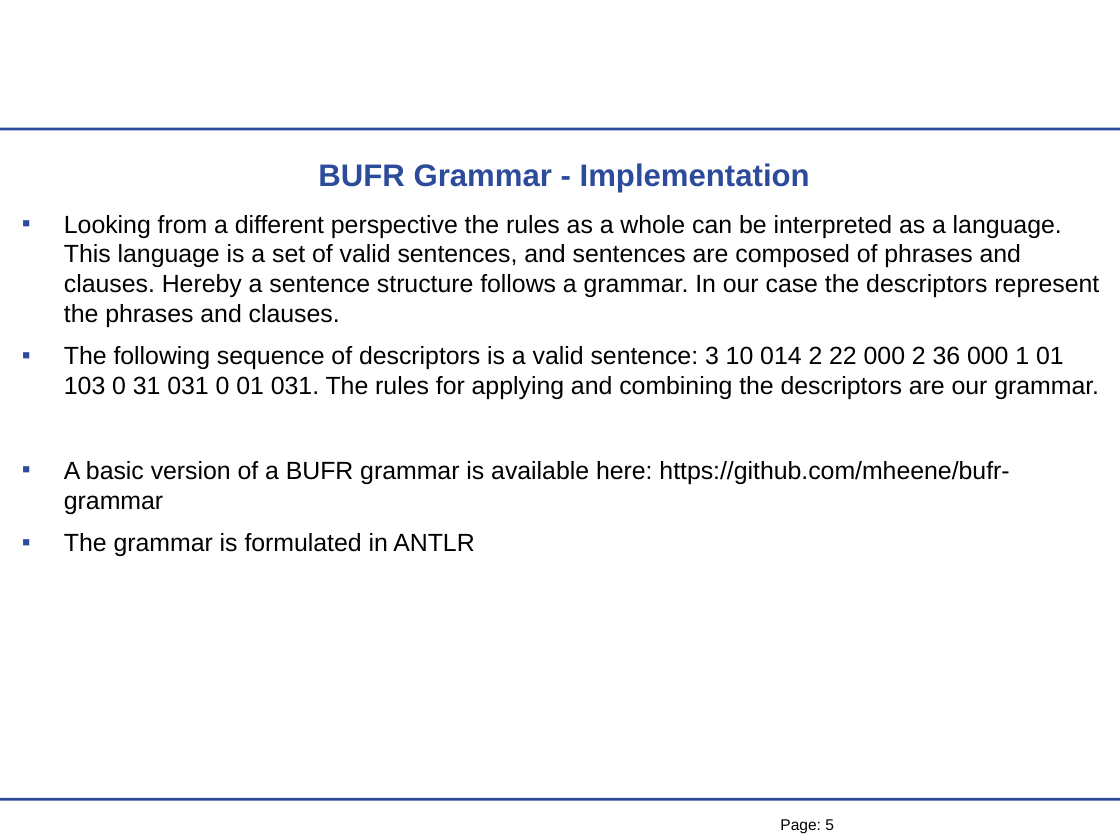
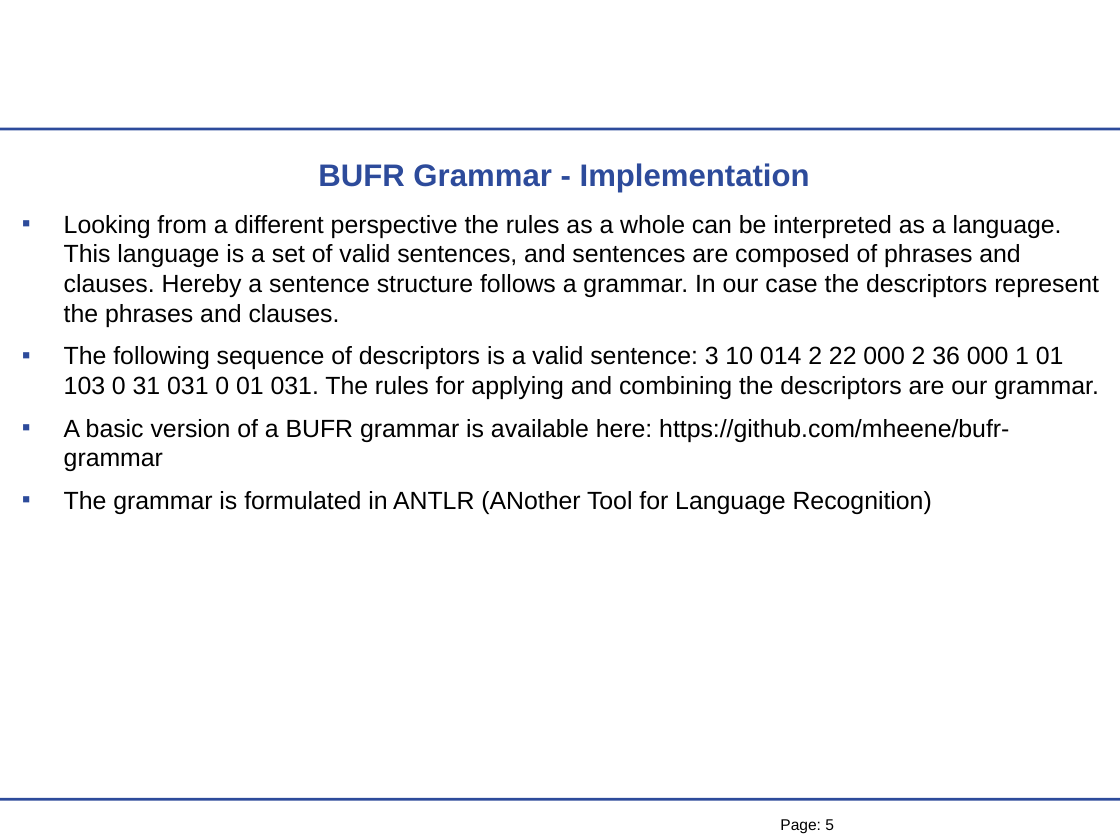
Before and after one commit to mheene/bufr-grammar, a slide deck: slide 5 of talk/BUFR-Grammar-Talk.ppt. Drawn at 1120x840 pixels with LibreOffice and Linux fonts; fonts in the diff are those of the drawing; background and template pictures are left out. Boxes give left, top, right and bottom in pixels: in the first picture for what was removed or moved away, otherwise in the second. Text is boxed around its words. In the diff, an @@ line names an element or a change of style, - is before the commit and + after.

```diff
--- a/talk/BUFR-Grammar-Talk.ppt
+++ b/talk/BUFR-Grammar-Talk.ppt
@@ text at bbox=[64, 215, 1099, 471]: indent changed @@
@@ text at bbox=[64, 491, 932, 514]: text changed @@
-▪ The grammar is formulated in ANTLR
+▪ The grammar is formulated in ANTLR (ANother Tool for Language Recognition)
```
Also in this commit, not shown: 12 other slides changed, 1 slide added, 4 other files.
